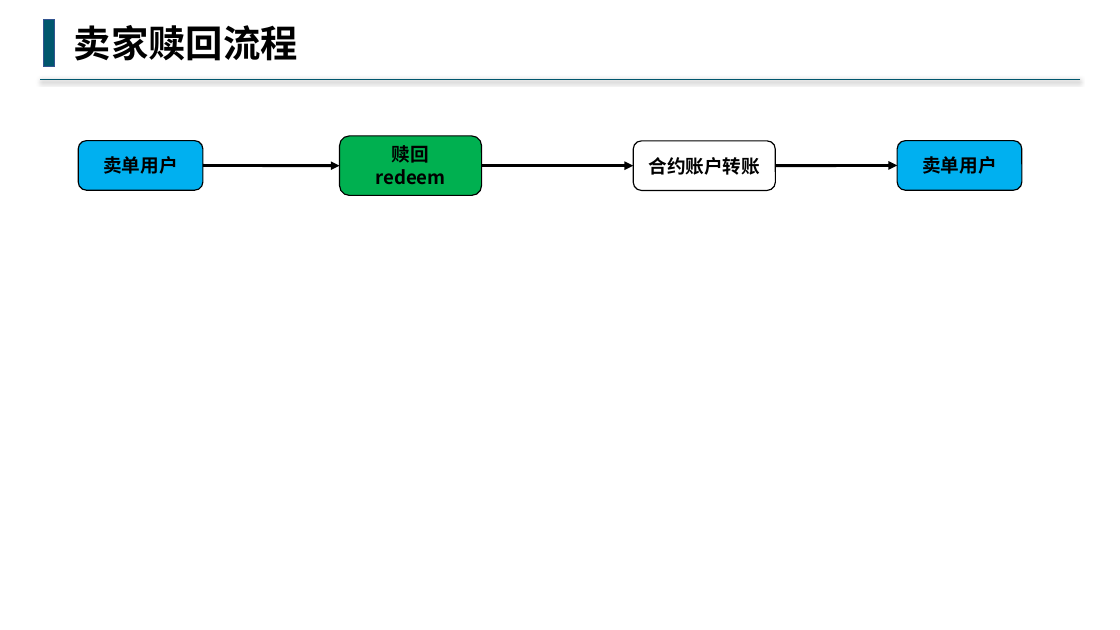
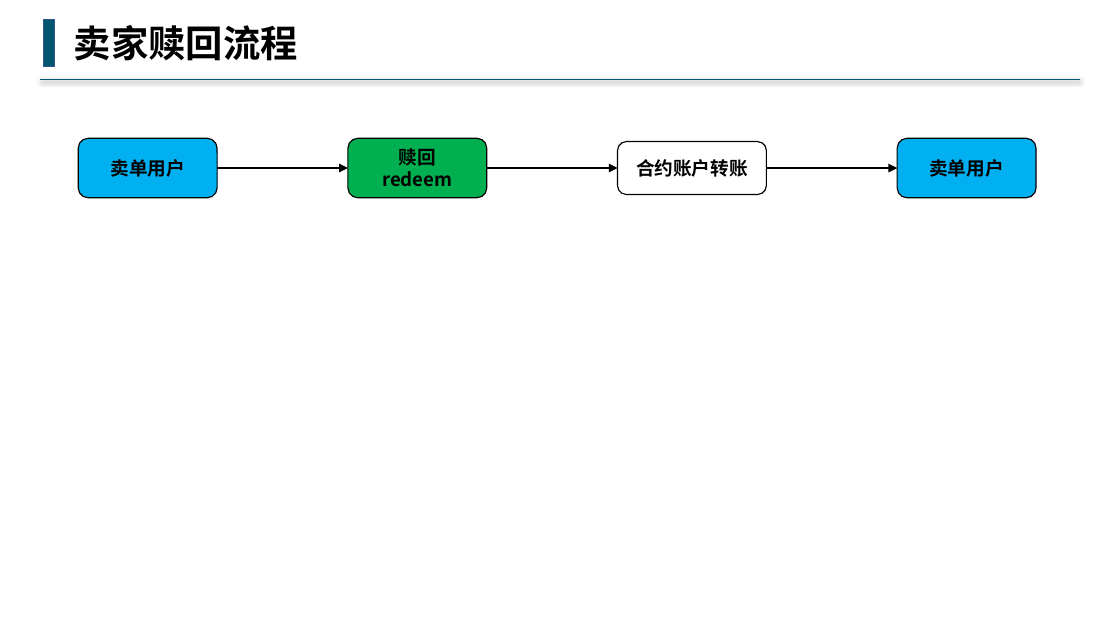
Before and after one commit to buddhachain/buddhaContract, a slide deck: slide 5 of doc/场外交易.pptx. Drawn at 1120x630 pixels with LibreOffice and Linux fonts; fonts in the diff are those of the drawing. Boxes give left, top, right and bottom in pixels: in the first picture for what was removed or moved away, otherwise in the second. Text is boxed around its words. In the diff, an @@ line names an element or a change of style, - is before the commit and + after.

```diff
--- a/doc/场外交易.pptx
+++ b/doc/场外交易.pptx
@@ rounded rectangle "卖单用户": place and size @@
-rounded rectangle "卖单用户" at [78, 140, 202, 190]
+rounded rectangle "卖单用户" at [78, 139, 217, 198]
@@ rounded rectangle "赎回": place and size @@
-rounded rectangle "赎回" at [339, 136, 481, 196]
+rounded rectangle "赎回" at [348, 139, 486, 198]
@@ rounded rectangle "合约账户转账": place and size @@
-rounded rectangle "合约账户转账" at [634, 141, 776, 191]
+rounded rectangle "合约账户转账" at [618, 142, 766, 195]
@@ rounded rectangle "卖单用户": place and size @@
-rounded rectangle "卖单用户" at [897, 140, 1022, 190]
+rounded rectangle "卖单用户" at [897, 139, 1036, 198]
@@ arrow moved from (203, 166) - (339, 166) to (217, 168) - (348, 168) @@
@@ arrow moved from (481, 166) - (634, 166) to (487, 168) - (618, 168) @@
@@ arrow moved from (776, 166) - (897, 166) to (766, 168) - (897, 168) @@
```
Also in this commit, not shown: 4 other slides changed.
